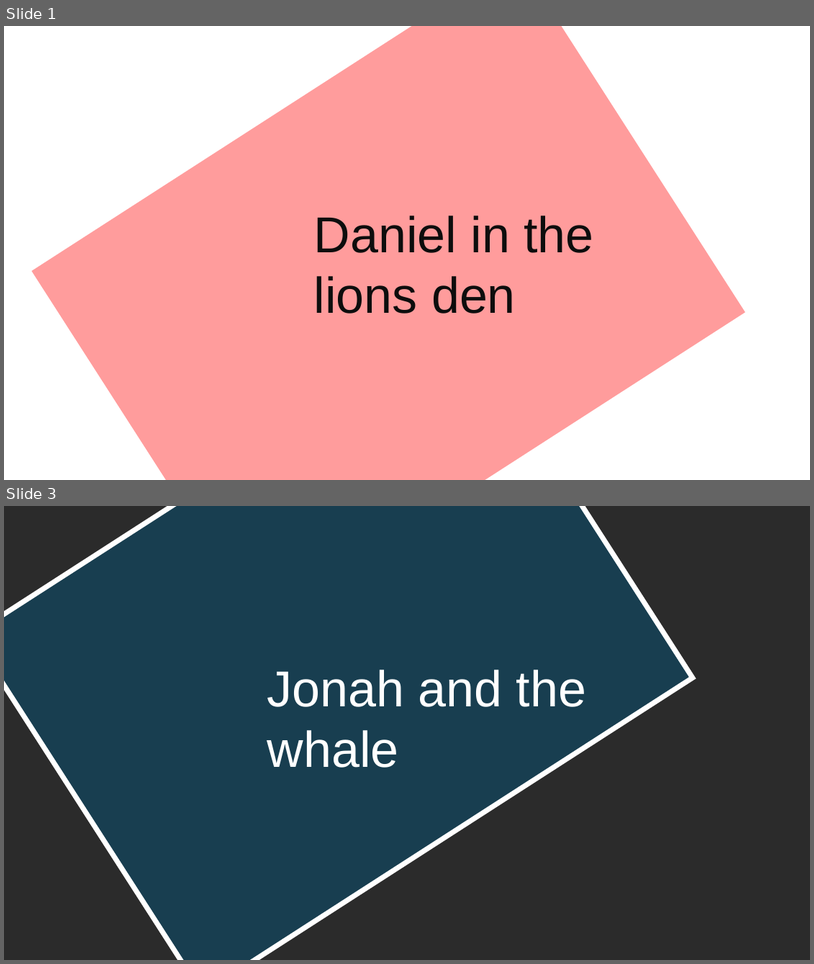
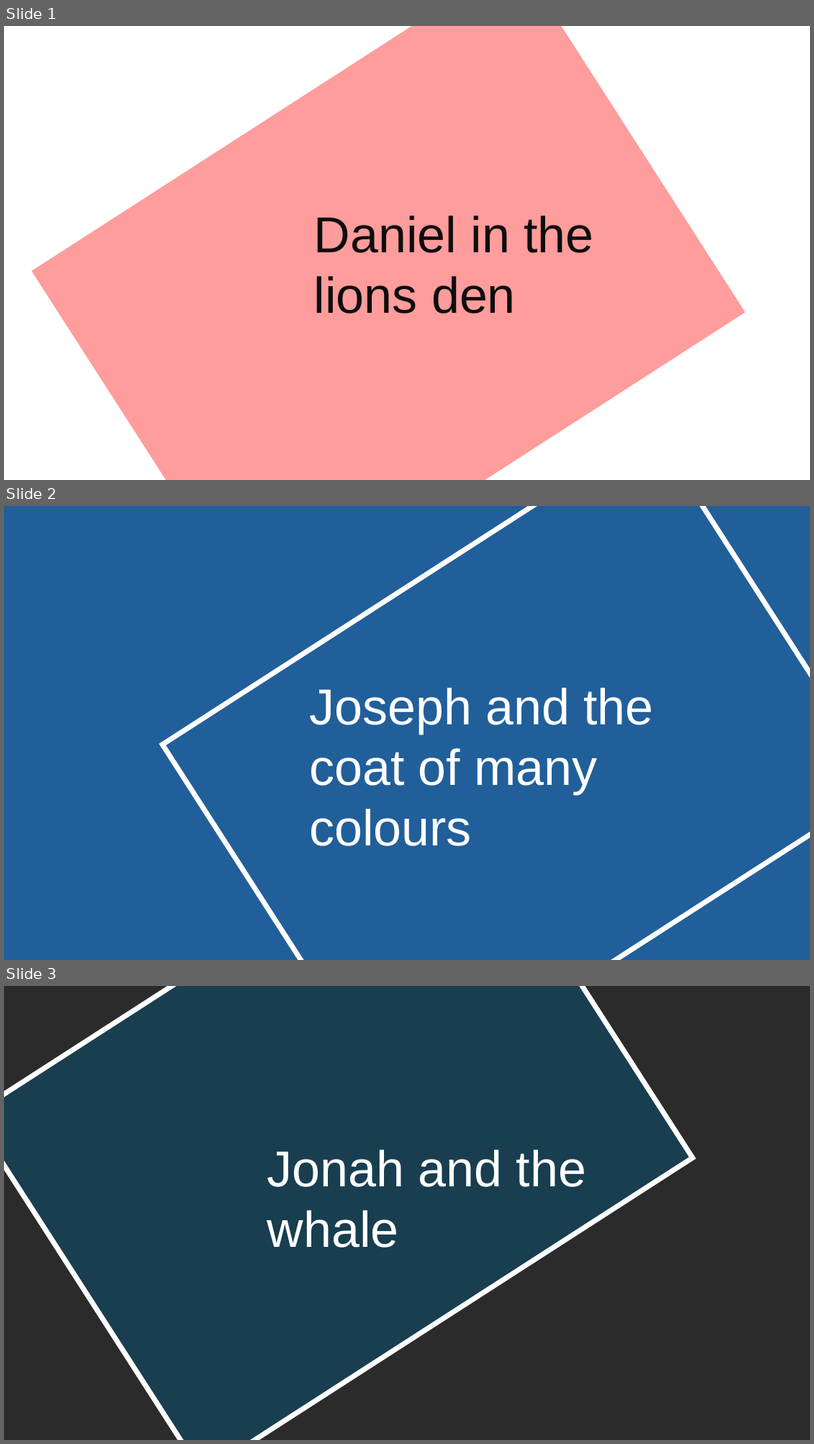
Before and after one commit to enoch2-hub/Bible_Stories-expo, a slide deck: Assets/Stories/Story_Banners.pptx. Shown one above the other, each under a label of ours: slides 1 and 3 before the commit, slides 1, 2 and 3 after it; the slides between them are not shown. The pictures are 814x964 and 814x1444 pixels, drawn with LibreOffice and Linux fonts; fonts in the diff are those of the drawing; background and template pictures are left out; a plain dark background stands for a picture behind light text. Boxes give left, top, right and bottom in pixels: in the first picture for what was removed or moved away, otherwise in the second. Text is boxed around its words. In the diff, an @@ line names an element or a change of style, - is before the commit and + after.

```diff
--- a/Assets/Stories/Story_Banners.pptx
+++ b/Assets/Stories/Story_Banners.pptx
@@ slide 2 added at [4, 506, 810, 960], background picture (left out) @@
@@ rectangle added at [162, 506, 810, 960], fill #215F9A at 68% opacity, outline #FFFFFF 6 pt @@
@@ text added at [309, 687, 654, 846], 60 pt, text #FFFFFF @@
+Joseph and the coat of many colours
```
Also in this commit, not shown: 3 other slides added, 1 slide removed, 32 other files.
